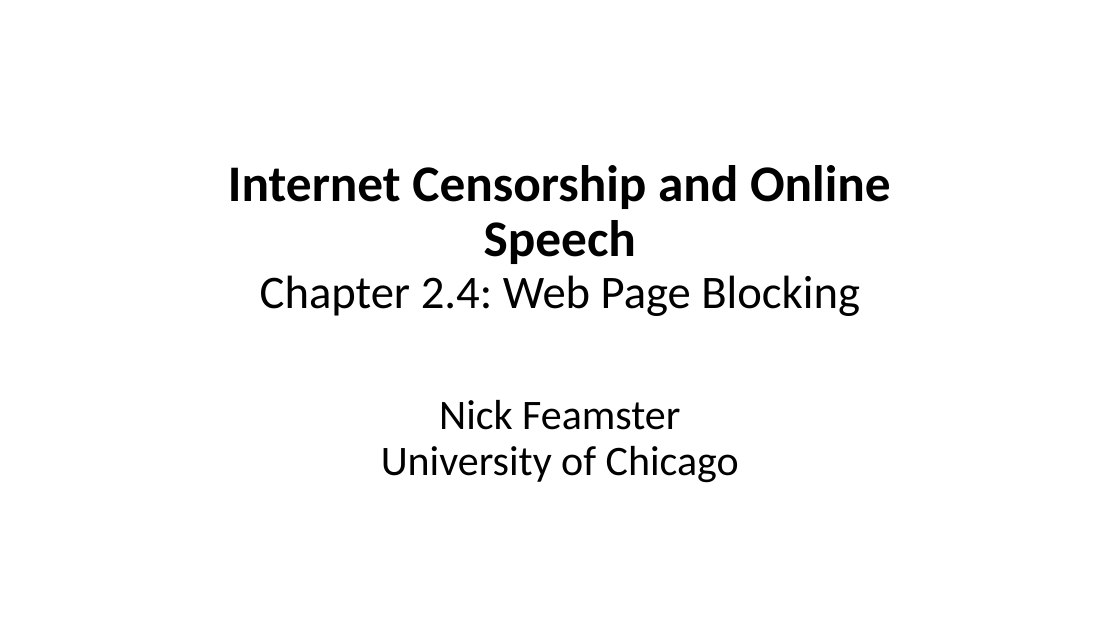
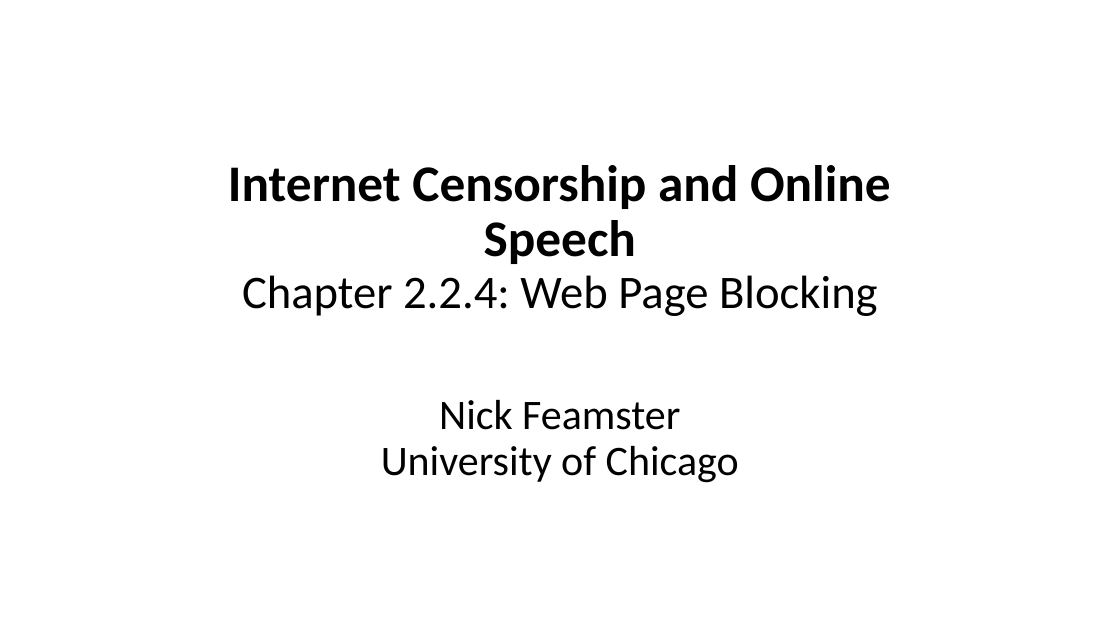
Before and after one commit to noise-lab/censorship-course, a slide deck: slide 33 of docs/slides/class/04-Protocols.pptx. Drawn at 1120x630 pixels with LibreOffice and Linux fonts; fonts in the diff are those of the drawing. Boxes give left, top, right and bottom in pixels: in the first picture for what was removed or moved away, otherwise in the second. Text is boxed around its words. In the diff, an @@ line names an element or a change of style, - is before the commit and + after.

```diff
--- a/docs/slides/class/04-Protocols.pptx
+++ b/docs/slides/class/04-Protocols.pptx
@@ title at (x1=228, y1=165, x2=891, y2=316): text changed @@
-Internet Censorship and Online Speech
-Chapter 2.4: Web Page Blocking
+Internet Censorship and Online Speech
+Chapter 2.2.4: Web Page Blocking
```
Also in this commit, not shown: 4 other slides changed.
